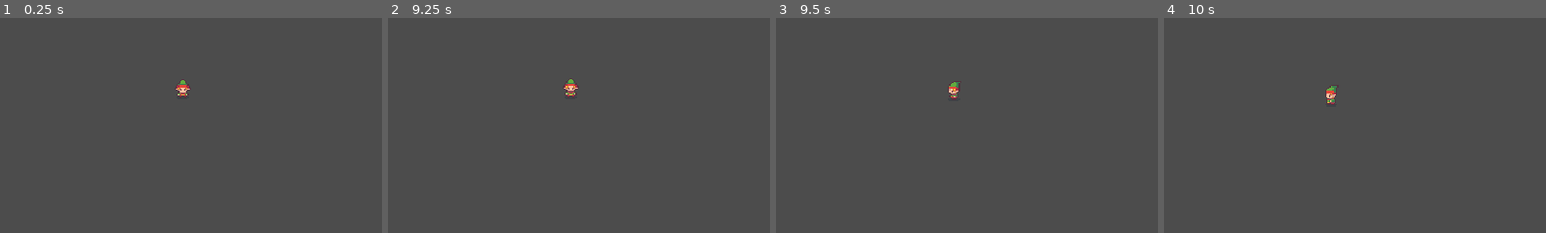
Above: before the commit, frames 1-4 (left to right).
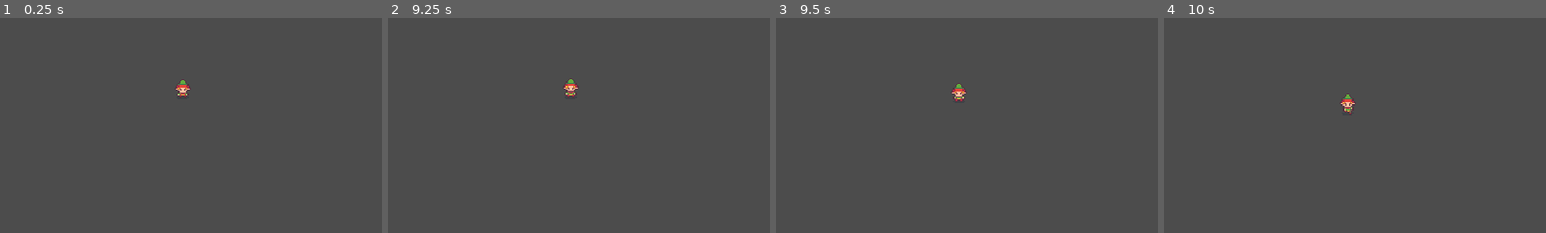
Above: after the commit, the same moments.

Repository: IvessJohn/godot-SantasPresentFactory
Game: Godot game, scene res://source/actors/ElfNPC.tscn
The game is run twice, just before and just after one commit, with the same random seed, the same clock (stepped at 60 frames per second) and the same inputs. This scene is started directly instead of the project's main scene.
Inputs (mouse positions are % of the whole screen's width and height, from its top left):
- Up to frame 1 (0.25 s): no input
- Up to frame 2 (9.25 s): tap Enter (ui_accept) at 0.5, 0.77, 1.25, 1.52, 2, 2.75, 3.02, 3.5, 3.77, 4.25, 4.52, 6.02, 6.77, 7.52, 9.02 s; move the mouse to (24, 17) at 0.52 s; press the mouse at (24, 17) at 0.53 s; hold D (move_right) 0.53-1.28 s; move the mouse to (30, 55) at 1.27 s; release the mouse at (30, 55) at 1.28 s; hold S (move_down) 1.28-2.03 s; right-click (30, 55) at 1.35 s; move the mouse to (60, 28) at 2.02 s; press the mouse at (60, 28) at 2.03 s; hold D (move_right) 2.03-2.78 s; move the mouse to (45, 70) at 2.77 s; release the mouse at (45, 70) at 2.78 s; hold W (move_up) 2.78-3.53 s; right-click (45, 70) at 2.85 s; click (45, 70) at 2.92 s; move the mouse to (80, 65) at 3.52 s; press the mouse at (80, 65) at 3.53 s; hold A (move_left) 3.53-5.03 s; move the mouse to (20, 35) at 4.27 s; release the mouse at (20, 35) at 4.28 s; right-click (20, 35) at 4.35 s; move the mouse to (55, 50) at 5.02 s; press the mouse at (55, 50) at 5.03 s; hold S (move_down) 5.03-5.78 s; move the mouse to (35, 25) at 5.77 s; release the mouse at (35, 25) at 5.78 s; hold D (move_right) 5.78-6.53 s; right-click (35, 25) at 5.85 s; move the mouse to (72, 45) at 6.52 s; press the mouse at (72, 45) at 6.53 s; hold W (move_up) 6.53-7.28 s; move the mouse to (30, 55) at 7.27 s; release the mouse at (30, 55) at 7.28 s; hold D (move_right) 7.28-8.03 s; right-click (30, 55) at 7.35 s; click (30, 55) at 7.42 s; move the mouse to (60, 28) at 8.02 s; press the mouse at (60, 28) at 8.03 s; hold S (move_down) 8.03-8.78 s; move the mouse to (45, 70) at 8.77 s; release the mouse at (45, 70) at 8.78 s; hold A (move_left) from 8.78 s (still down); right-click (45, 70) at 8.85 s
- Up to frame 3 (9.5 s): keep holding A (move_left)
- Up to frame 4 (10 s): move the mouse to (80, 65) at 9.52 s; release A (move_left) at 9.53 s; press the mouse at (80, 65) at 9.53 s; hold W (move_up) from 9.53 s (still down); tap Enter (ui_accept) at 9.77 s
The pictures show only the part of the screen within x 0-50%, y 0-50%; the shares and areas given below are measured in that part.

Frames 1-2 are identical in both runs. In frame 3, 0.3% of the frame differs, in the area x 45-50%, y 29-40%; in frame 4, 0.5%, in the area x 42-51%, y 31-46%.

Commit message:
Object placement FX

Diff:
--- /dev/null
+++ b/source/FX/ObjectPlacementParticles.tscn
@@ -0,0 +1,27 @@
+[gd_scene load_steps=3 format=2]
+
+[ext_resource path="res://assets/art/Fantasy RPG snow pack/Objects/100%/BonfireIcon.png" type="Texture" id=1]
+
+[sub_resource type="Gradient" id=1]
+offsets = PoolRealArray( 0, 0.730769, 0.836538 )
+colors = PoolColorArray( 0.771919, 0.888478, 0.932129, 1, 0.68092, 0.846191, 0.846191, 0.482353, 0.671003, 0.846191, 0.83644, 0 )
+
+[node name="ObjectPlacementParticles" type="CPUParticles2D"]
+lifetime = 0.75
+one_shot = true
+explosiveness = 1.0
+texture = ExtResource( 1 )
+direction = Vector2( 0, -1 )
+spread = 60.0
+initial_velocity = 30.0
+initial_velocity_random = 0.65
+angle = 360.0
+angle_random = 1.0
+scale_amount = 0.5
+scale_amount_random = 0.25
+color_ramp = SubResource( 1 )
+
+[node name="AutoFreeTimer" type="Timer" parent="."]
+
+[connection signal="ready" from="." to="." method="set_emitting" binds= [ true ]]
+[connection signal="timeout" from="AutoFreeTimer" to="." method="queue_free"]
--- a/source/GameBoard.gd
+++ b/source/GameBoard.gd
@@ -1,5 +1,7 @@
 extends YSort
 class_name GameBoard
+
+export(PackedScene) var PLACEMENT_PARTICLES: PackedScene = preload("res://source/FX/ObjectPlacementParticles.tscn")
 
 const DIRECTIONS = [Vector2.LEFT, Vector2.UP, Vector2.RIGHT, Vector2.DOWN]
 
@@ -11,7 +13,7 @@
 var _props := {}
 var _actors := []
 
-var _selected_resource: Resource = null setget set_selected_resource
+var _selected_resource: PlaceableObjectResource = null setget set_selected_resource
 
 onready var _placement_overlay
 onready var tilemaps := {
@@ -19,6 +21,7 @@
 	PlaceableTileResource.TILE_PLACEMENT.SURFACE: $SurfaceTileMap
 }
 onready var objects := $Objects
+onready var effects := $Effects
 
 
 func sleep():
@@ -80,6 +83,7 @@
 func place_object(cell: Vector2):
 #	print(can_place_object(cell, _selected_resource))
 	if can_place_object(cell, _selected_resource):
+		# Placing the object
 		match _selected_resource.type:
 			PlaceableObjectResource.OBJECT_TYPES.PROP:
 				_place_prop(cell, _selected_resource)
@@ -87,6 +91,12 @@
 				_place_actor(cell, _selected_resource)
 			PlaceableObjectResource.OBJECT_TYPES.TILE:
 				_place_tile(cell, _selected_resource)
+
+		# FX part
+		var particles: CPUParticles2D = PLACEMENT_PARTICLES.instance()
+		particles.texture = _selected_resource.ui_icon
+		particles.position = grid.calculate_map_position(cell)
+		objects.add_child(particles)
 
 func can_place_object(cell, object_resource) -> bool:
 	if not object_resource:
--- a/source/actors/WanderingNPCStateMachine.gd
+++ b/source/actors/WanderingNPCStateMachine.gd
@@ -40,10 +40,4 @@
 
 			var deg = rand_range(0, 360)
 			parent.wanderRayCast.rotation_degrees = deg
-			var attempts := 1
-			while parent.wanderRayCast.is_colliding() or attempts <= 10:
-				deg = rand_range(0, 360)
-				parent.wanderRayCast.rotation_degrees = deg
-				attempts += 1
-
 			parent.wander_direction = Vector2.RIGHT.rotated(deg2rad(deg))
--- a/source/level/TestLevel.tscn
+++ b/source/level/TestLevel.tscn
@@ -38,6 +38,8 @@
 
 [node name="Objects" type="YSort" parent="GameBoard"]
 
+[node name="Effects" type="YSort" parent="GameBoard"]
+
 [node name="LevelBorders" type="StaticBody2D" parent="GameBoard"]
 collision_mask = 0
 
--- /dev/null
+++ b/source/resources/PlaceableObjects/Actors/Santa.tres
@@ -0,0 +1,13 @@
+[gd_resource type="Resource" load_steps=4 format=2]
+
+[ext_resource path="res://source/resources/PlaceableObjects/PlaceableObjectResource.gd" type="Script" id=1]
+[ext_resource path="res://source/actors/WanderingNPC.tscn" type="PackedScene" id=2]
+[ext_resource path="res://assets/art/Fantasy RPG snow pack/Characters/100%/Elf_01(16x24).png" type="Texture" id=3]
+
+[resource]
+script = ExtResource( 1 )
+name = "Elf"
+type = 1
+ui_icon = ExtResource( 3 )
+texture = ExtResource( 3 )
+scene = ExtResource( 2 )
